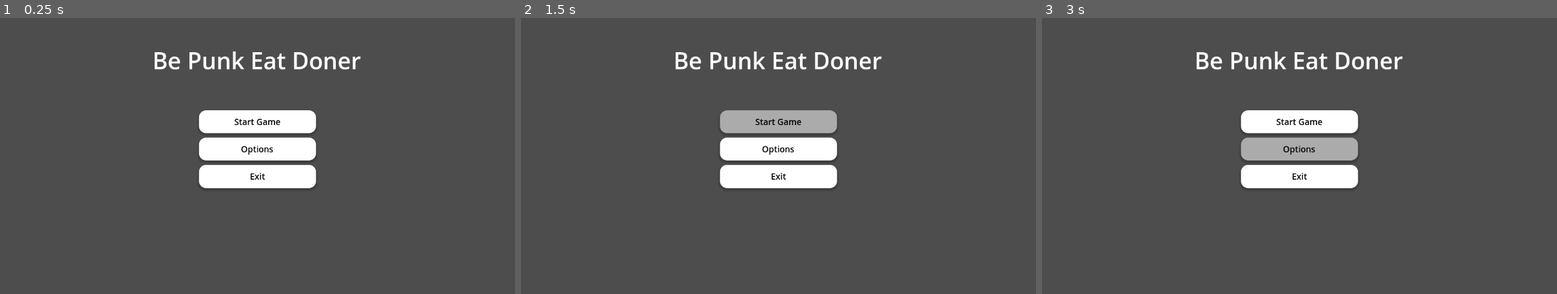
Above: before the commit, frames 1-3 (left to right).
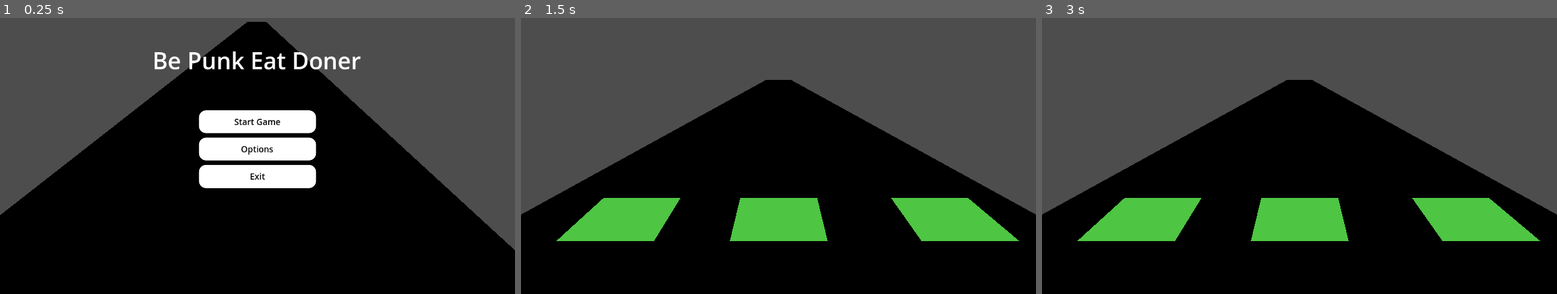
Above: after the commit, the same moments.

Repository: novadragonDOTspace/BePunkEatDoener
Game: Godot game, scene res://Scenes/main_menu.tscn
Two runs of this game, one before a commit and one after it. Both use one fixed random seed, a clock stepped at 60 frames per second and the inputs below.
Inputs (mouse positions are in pixels of both pictures, inside the frame that each line leads up to):
- Up to frame 1 (0.25 s): no input
- Up to frame 2 (1.5 s): click "Start Game" at 0.5 s; click (778, 122) at 1.25 s, where only the run before the commit has a clickable "Start Game"
- Up to frame 3 (3 s): click (1299, 122) at 2 s, where only the run before the commit has a clickable "Start Game"; click (1299, 147) at 2.75 s, where only the run before the commit has a clickable "Options"

The runs differ from the first frame. In frame 1, 56% of the frame differs, in the area x 0-100%, y 1-100%; in frame 2, 55%; in frame 3, 55%.

Commit message:
Add game scene and note picker functionality with associated resources

Diff:
--- /dev/null
+++ b/Scenes/Game.tscn
@@ -0,0 +1,28 @@
+[gd_scene load_steps=3 format=3 uid="uid://5x2cy8kbp1li"]
+
+[ext_resource type="PackedScene" uid="uid://bcwf15msxb4oa" path="res://Scenes/NotePicker.tscn" id="1_iukft"]
+
+[sub_resource type="PlaneMesh" id="PlaneMesh_cg2ps"]
+size = Vector2(1, 10)
+
+[node name="Road" type="Node3D"]
+
+[node name="MeshInstance3D" type="MeshInstance3D" parent="."]
+transform = Transform3D(2, 0, 0, 0, 2, 0, 0, 0, 2, 0, 0, -9)
+mesh = SubResource("PlaneMesh_cg2ps")
+
+[node name="NotePicker" parent="." instance=ExtResource("1_iukft")]
+transform = Transform3D(0.8, 0, 0, 0, 0.79337823, -0.10271801, 0, 0.10271801, 0.79337823, 0.62797356, 0, 0)
+
+[node name="NotePicker2" parent="." instance=ExtResource("1_iukft")]
+transform = Transform3D(0.8, 0, 0, 0, 0.79337823, -0.10271801, 0, 0.10271801, 0.79337823, 0.00081443787, 0, 0)
+line = 2
+
+[node name="NotePicker3" parent="." instance=ExtResource("1_iukft")]
+transform = Transform3D(0.8, 0, 0, 0, 0.79337823, -0.10271801, 0, 0.10271801, 0.79337823, -0.5672822, 0, 0)
+line = 3
+
+[node name="Camera3D" type="Camera3D" parent="."]
+transform = Transform3D(1, 0, 0, 0, 0.94832367, 0.31730464, 0, -0.31730464, 0.94832367, 0, 0.5210106, 0.67388797)
+current = true
+fov = 64.9
--- /dev/null
+++ b/Scenes/NotePicker.gdshader
@@ -0,0 +1,14 @@
+shader_type spatial;
+
+void vertex() {
+	// Called for every vertex the material is visible on.
+}
+
+void fragment() {
+	// Called for every pixel the material is visible on.
+}
+
+//void light() {
+//	// Called for every pixel for every light affecting the material.
+//	// Uncomment to replace the default light processing function with this one.
+//}
--- /dev/null
+++ b/Scenes/NotePicker.tscn
@@ -0,0 +1,18 @@
+[gd_scene load_steps=4 format=3 uid="uid://bcwf15msxb4oa"]
+
+[ext_resource type="Script" uid="uid://du8pnf7ebk13x" path="res://Scenes/note_picker.gd" id="1_jor6h"]
+
+[sub_resource type="StandardMaterial3D" id="StandardMaterial3D_5ke7k"]
+albedo_color = Color(0.30588236, 0.77254903, 0.2627451, 1)
+emission_enabled = true
+emission = Color(0.30588236, 0.77254903, 0.2627451, 1)
+
+[sub_resource type="PlaneMesh" id="PlaneMesh_jor6h"]
+
+[node name="NotePicker" type="Node3D"]
+script = ExtResource("1_jor6h")
+
+[node name="MeshInstance3D" type="MeshInstance3D" parent="."]
+transform = Transform3D(0.2, 0, 0, 0, 0.2, 0, 0, 0, 0.2, 0, 0.01, 0)
+material_override = SubResource("StandardMaterial3D_5ke7k")
+mesh = SubResource("PlaneMesh_jor6h")
--- /dev/null
+++ b/Scenes/Road.tscn
@@ -0,0 +1,10 @@
+[gd_scene load_steps=2 format=3 uid="uid://cxr7ra2ivbkci"]
+
+[sub_resource type="PlaneMesh" id="PlaneMesh_cg2ps"]
+size = Vector2(0.8, 10)
+
+[node name="Road" type="Node3D"]
+
+[node name="MeshInstance3D" type="MeshInstance3D" parent="."]
+transform = Transform3D(2, 0, 0, 0, 2, 0, 0, 0, 2, 0, 0, -9)
+mesh = SubResource("PlaneMesh_cg2ps")
--- a/Scenes/main_menu.gd
+++ b/Scenes/main_menu.gd
@@ -13,6 +13,7 @@
 
 func _on_start_pressed() -> void:
 	print("start pressed")
+	get_tree().change_scene_to_file("res://Scenes/Game.tscn")
 
 
 func _on_settings_pressed() -> void:
--- a/Scenes/main_menu.tscn
+++ b/Scenes/main_menu.tscn
@@ -1,6 +1,7 @@
-[gd_scene load_steps=7 format=3 uid="uid://e4c6wtns108"]
+[gd_scene load_steps=8 format=3 uid="uid://e4c6wtns108"]
 
 [ext_resource type="Script" uid="uid://bjrhlsmswmiwy" path="res://Scenes/main_menu.gd" id="1_06t4h"]
+[ext_resource type="PackedScene" uid="uid://cxr7ra2ivbkci" path="res://Scenes/Road.tscn" id="2_48xlc"]
 
 [sub_resource type="StyleBoxFlat" id="StyleBoxFlat_rhts7"]
 bg_color = Color(1, 1, 1, 1)
@@ -121,6 +122,12 @@
 horizontal_alignment = 1
 vertical_alignment = 1
 
+[node name="Road" parent="." instance=ExtResource("2_48xlc")]
+
+[node name="Camera3D" type="Camera3D" parent="Road"]
+transform = Transform3D(1, 0, 0, 0, 0.8126637, 0.58273304, 0, -0.58273304, 0.8126637, 0.064113736, 0.5487528, 0)
+current = true
+
 [connection signal="pressed" from="VBoxContainer/Button" to="." method="_on_start_pressed"]
 [connection signal="pressed" from="VBoxContainer/Button2" to="." method="_on_settings_pressed"]
 [connection signal="pressed" from="VBoxContainer/Button3" to="." method="_on_exit_pressed"]
--- /dev/null
+++ b/Scenes/note_picker.gd
@@ -0,0 +1,11 @@
+extends Node3D
+
+@export_range(1, 3) var line: int
+# Called when the node enters the scene tree for the first time.
+func _ready() -> void:
+	pass # Replace with function body.
+
+
+# Called every frame. 'delta' is the elapsed time since the previous frame.
+func _process(delta: float) -> void:
+	pass
Not shown, added: Scenes/NotePicker.gdshader.uid
Not shown, added: Scenes/note_picker.gd.uid
